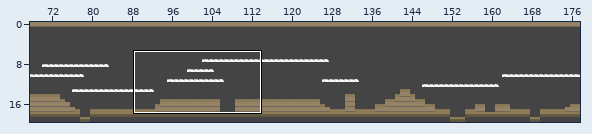
Two versions of a level (Tiled map, Assets/TiledMaps/etapa-1.1.tmx). Above, an overview of the earlier version with the close-up marked.
Close-up. Before the edit:
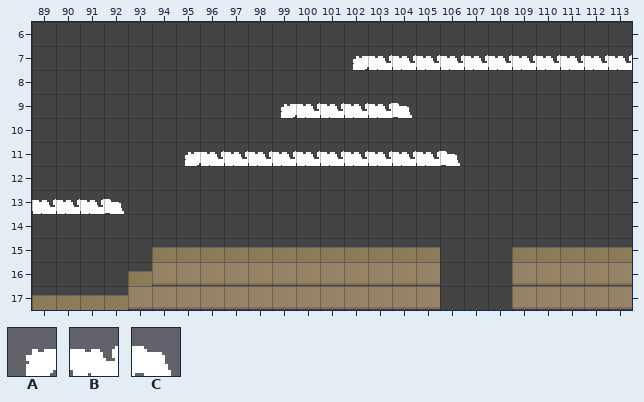
Cells are 16x16 px. Shown: x 89..113, y 6..17. The commit also changed other parts of the map, which this record leaves out.
Key: from "tiza2": A 82, B 83, C 105.
_ is an empty cell.
Layers that did not change in this view are not listed.
Layer "Capa de patrones 2" before, first column x 89:
 6 _________________________
 7 _____________ABBBBBBBBBBB
 8 _________________________
 9 __________ABBBBC_________
10 _________________________
11 ______ABBBBBBBBBBC_______
12 _________________________
13 BBBC_____________________
14 _________________________
15 _________________________
16 _________________________
17 _________________________
The result:
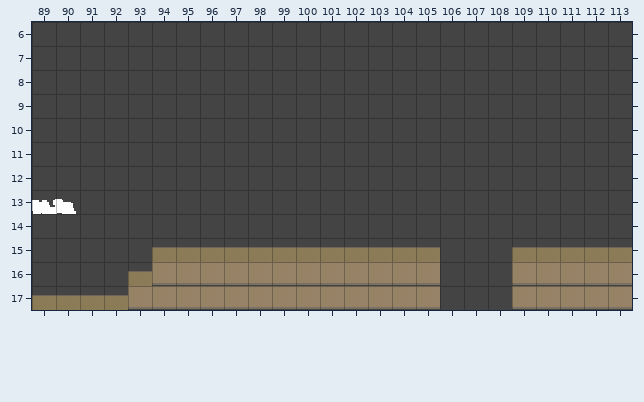
The exact change:
Layer "Capa de patrones 2":
y 7: x 102..113 ABBBBBBBBBBB -> ____________
y 9: x 99..104 ABBBBC -> ______
y 11: x 95..106 ABBBBBBBBBBC -> ____________
y 13: x 90..92 BBC -> C__
Changed places in both close-ups, as pixel boxes (x1, y1, x2, y2):
removed: (353, 55, 632, 70)
removed: (281, 103, 412, 118)
removed: (185, 151, 460, 166)
changed: (56, 199, 124, 214)
